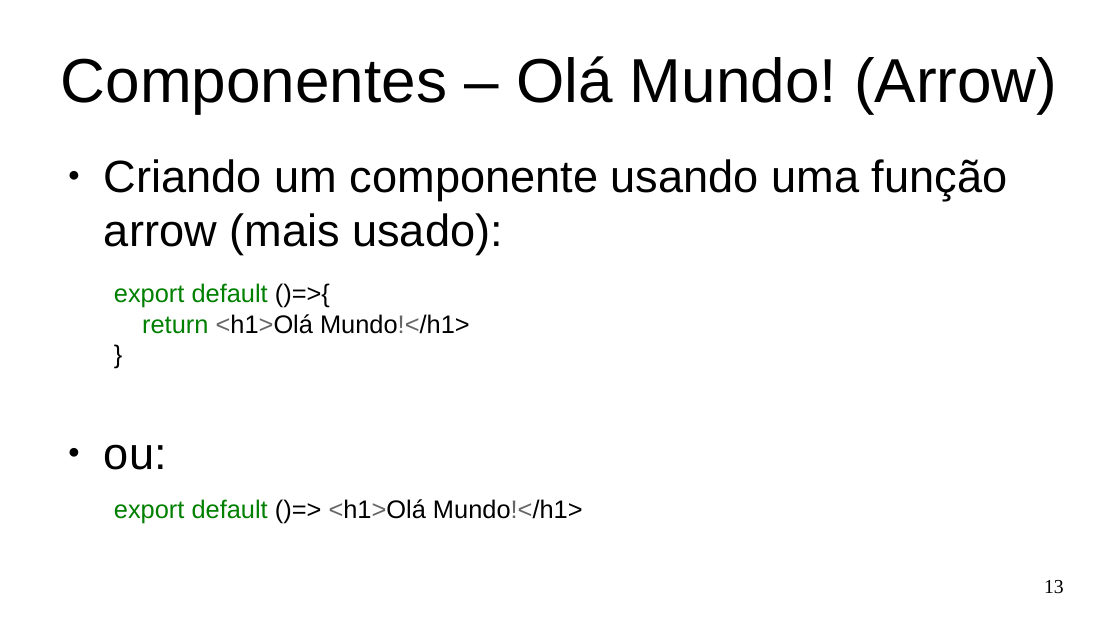
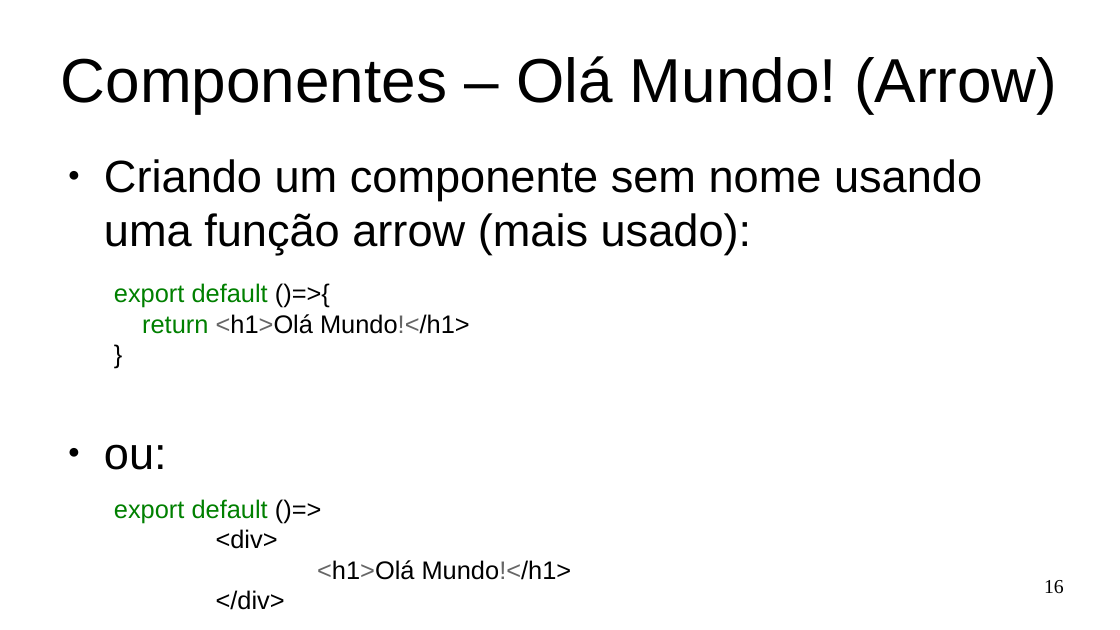
Before and after one commit to Marques-Dev/WEB_2020-1, a slide deck: slide 16 of SLIDES/aula01.odp (slide 13 before the commit). Drawn at 1120x630 pixels with LibreOffice and Linux fonts; fonts in the diff are those of the drawing. Boxes give left, top, right and bottom in pixels: in the first picture for what was removed or moved away, otherwise in the second. Text is boxed around its words. In the diff, an @@ line names an element or a change of style, - is before the commit and + after.

```diff
--- a/SLIDES/aula01.odp
+++ b/SLIDES/aula01.odp
@@ text at (104, 159, 982, 255): text changed @@
-● Criando um componente usando uma função arrow (mais usado):
+● Criando um componente sem nome usando uma função arrow (mais usado):
@@ text at (114, 499, 572, 610): text changed @@
-export default ()=> <h1>Olá Mundo!</h1>
+export default ()=>
+<div>
+<h1>Olá Mundo!</h1>
+</div>
@@ page number at (1044, 580, 1064, 594): text changed @@
-13
+16
```
Also in this commit, not shown: 7 other slides changed, 3 slides added, 3 other files.
